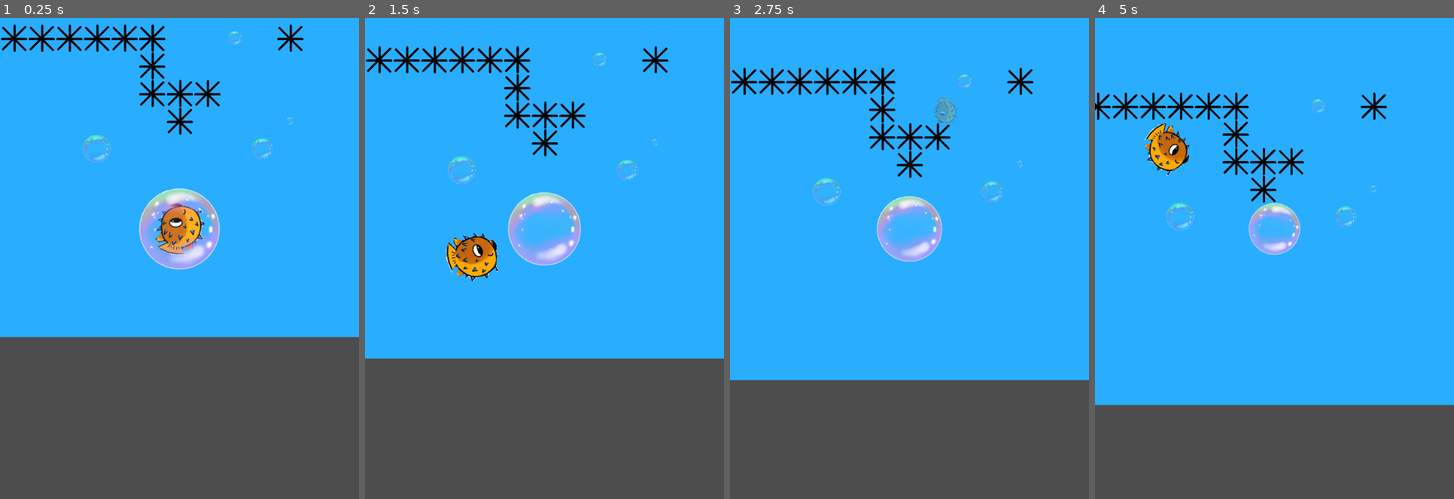
Above: before the commit, frames 1-4 (left to right).
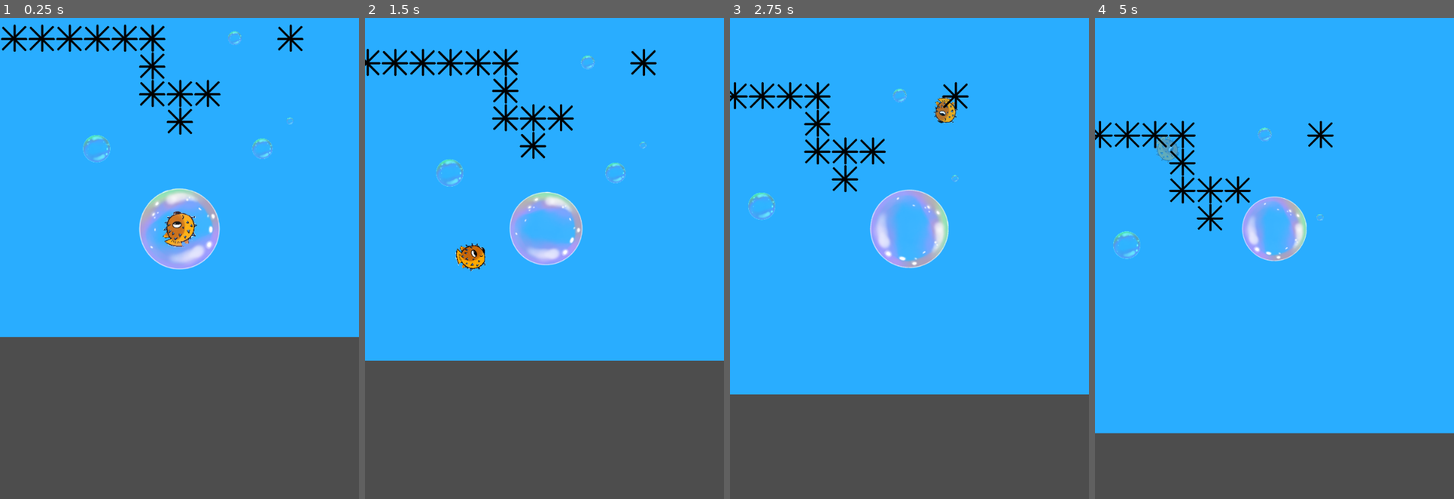
Above: after the commit, the same moments.

Repository: Birdboys/bubbleJam
Game: Godot game, scene res://scenes/test_environment.tscn
The game is run twice, just before and just after one commit, with the same random seed, the same clock (stepped at 60 frames per second) and the same inputs.
Inputs (mouse positions are in pixels of both pictures, inside the frame that each line leads up to):
- Up to frame 1 (0.25 s): no input
- Up to frame 2 (1.5 s): move the mouse to (623, 200) at 0.52 s; tap Space (puff) at 0.6, 1.35 s; move the mouse to (472, 258) at 1.27 s
- Up to frame 3 (2.75 s): move the mouse to (945, 109) at 2.02 s; tap Space (puff) at 2.1 s
- Up to frame 4 (5 s): move the mouse to (1256, 335) at 2.77 s; tap Space (puff) at 2.85, 3.6, 4.35 s; move the mouse to (1382, 311) at 3.52 s; move the mouse to (1166, 147) at 4.27 s

The runs differ from the first frame. In frame 1, 0.9% of the frame differs, in the area x 43-58%, y 38-50%; in frame 2, 6.5%; in frame 3, 9.8%; in frame 4, 12%, in the area x 0-100%, y 15-87%.

Commit message:
sounds added

Diff:
--- a/project.godot
+++ b/project.godot
@@ -14,6 +14,10 @@
 run/main_scene="res://scenes/test_environment.tscn"
 config/features=PackedStringArray("4.3", "GL Compatibility")
 config/icon="res://icon.svg"
+
+[autoload]
+
+AudioHandler="*res://scenes/audio_handler.tscn"
 
 [display]
 
--- a/scenes/bubble.tscn
+++ b/scenes/bubble.tscn
@@ -7,12 +7,14 @@
 radius = 100.0
 
 [sub_resource type="CircleShape2D" id="CircleShape2D_i7meq"]
-radius = 100.0
+radius = 90.0
 
 [sub_resource type="CircleShape2D" id="CircleShape2D_odgtg"]
 radius = 100.0
 
 [node name="bubble" type="CharacterBody2D"]
+collision_layer = 0
+collision_mask = 0
 script = ExtResource("1_d4vj7")
 
 [node name="bubbleCol" type="CollisionShape2D" parent="."]
@@ -27,6 +29,7 @@
 
 [node name="bubbleHurtCol" type="CollisionShape2D" parent="bubbleHurtBox"]
 shape = SubResource("CircleShape2D_i7meq")
+debug_color = Color(0.992386, 0, 0.252742, 0.42)
 
 [node name="bubbleCollectBox" type="Area2D" parent="."]
 collision_layer = 0
--- a/scenes/puffer_fish.tscn
+++ b/scenes/puffer_fish.tscn
@@ -1,10 +1,13 @@
-[gd_scene load_steps=8 format=3 uid="uid://cvcffxxqrpo18"]
+[gd_scene load_steps=9 format=3 uid="uid://cvcffxxqrpo18"]
 
 [ext_resource type="Script" path="res://scripts/puffer_fish.gd" id="1_6c7g5"]
 [ext_resource type="Texture2D" uid="uid://bx5id20fjlon4" path="res://assets/temp/puffer.png" id="2_d8n6v"]
 
 [sub_resource type="CircleShape2D" id="CircleShape2D_h8xa1"]
 radius = 100.0
+
+[sub_resource type="CircleShape2D" id="CircleShape2D_al0lt"]
+radius = 90.0
 
 [sub_resource type="Animation" id="Animation_5586f"]
 resource_name = "charge"
@@ -125,12 +128,12 @@
 shape = SubResource("CircleShape2D_h8xa1")
 
 [node name="pufferHitBox" type="Area2D" parent="."]
-collision_layer = 0
-collision_mask = 16
+collision_layer = 16
+collision_mask = 0
 
 [node name="hitBoxCol" type="CollisionShape2D" parent="pufferHitBox"]
 rotation = -1.5708
-shape = SubResource("CircleShape2D_h8xa1")
+shape = SubResource("CircleShape2D_al0lt")
 debug_color = Color(0.877335, 0, 0.204278, 0.42)
 
 [node name="pufferHurtBox" type="Area2D" parent="."]
--- a/scripts/audio_handler.gd
+++ b/scripts/audio_handler.gd
@@ -8,7 +8,7 @@
 @onready var queue_length := 10
 @onready var queue_index := 0
 @onready var queue_2d_index := 0
-@onready var audio_num_vars = {
+@onready var audio_num_vars = {"pops":2, "puff_hurt":2, "absorbs":2
 }
 
 var music_tween
--- a/scripts/bubble.gd
+++ b/scripts/bubble.gd
@@ -37,12 +37,15 @@
 
 func popBubble(enemy: Area2D):
 	print("BUBBLE POPPED")
+	AudioHandler.playSound("pops")
+	#get_tree().reload_current_scene()
 
 func collectBubble(bub: Area2D):
 	var added_air_val = bub.air_val
 	bubble_scale += added_air_val
 	bubble_scale = clampf(bubble_scale, 0.0, 1.0)
 	bub.queue_free()
+	AudioHandler.playSound("absorbs")
 
 func pushBubble(push_dir, push_dist):
 	print("BUBBLE PUSHED")
--- a/scripts/puffer_fish.gd
+++ b/scripts/puffer_fish.gd
@@ -22,6 +22,7 @@
 func _ready() -> void:
 	pufferHurtBox.area_entered.connect(pufferHurt)
 	updateScale()
+	pufferEmpty()
 
 func _process(delta: float) -> void:
 	position = get_global_mouse_position()
@@ -43,6 +44,7 @@
 	var new_scale = Vector2.ONE + (Vector2.ONE * puffer_scale)
 	pufferSprite.scale = new_scale
 	pufferCol.scale = new_scale
+	pufferHitBox.scale = new_scale
 
 func updateRot(bubble_pos):
 	var relative_bubble_pos = to_local(bubble_pos)
@@ -68,3 +70,4 @@
 	if hp == 0: get_tree().quit()
 	current_state = puffer_states.DAMAGED
 	pufferAnim.play("damage")
+	AudioHandler.playSound("puff_hurt")
--- /dev/null
+++ b/scripts/shaders/wobble.gdshader
@@ -0,0 +1,21 @@
+shader_type canvas_item;
+uniform sampler2D noiseTexture;
+uniform float noise_strength = 50.0;
+uniform float time_scale;
+
+void vertex() {
+	vec2 uv = UV + TIME*time_scale;
+	vec2 offset = vec2(UV.x-0.5, UV.y-0.5);
+	float noise_val = texture(noiseTexture, uv).r;
+	VERTEX += noise_val * offset * noise_strength;
+	//VERTEX.y += offset * noise_strength;
+}
+
+void fragment() {
+	// Called for every pixel the material is visible on.
+}
+
+//void light() {
+	// Called for every pixel for every light affecting the CanvasItem.
+	// Uncomment to replace the default light processing function with this one.
+//}
Not shown, added: assets/sounds/Pufferfish eats carrot (full video).wav.import
Not shown, added: assets/sounds/absorbs/0.wav.import
Not shown, added: assets/sounds/absorbs/1.wav.import
Not shown, added: assets/sounds/pops/0.wav.import
Not shown, added: assets/sounds/pops/1.wav.import
Not shown, added: assets/sounds/puff_hurt/0.wav.import
Not shown, added: assets/sounds/puff_hurt/1.wav.import
Not shown, added: assets/sounds/Pufferfish eats carrot (full video).wav
Not shown, added: assets/sounds/absorbs/0.wav
Not shown, added: assets/sounds/absorbs/1.wav
Not shown, added: assets/sounds/pops/0.wav
Not shown, added: assets/sounds/pops/1.wav
(and 2 more such lines)
